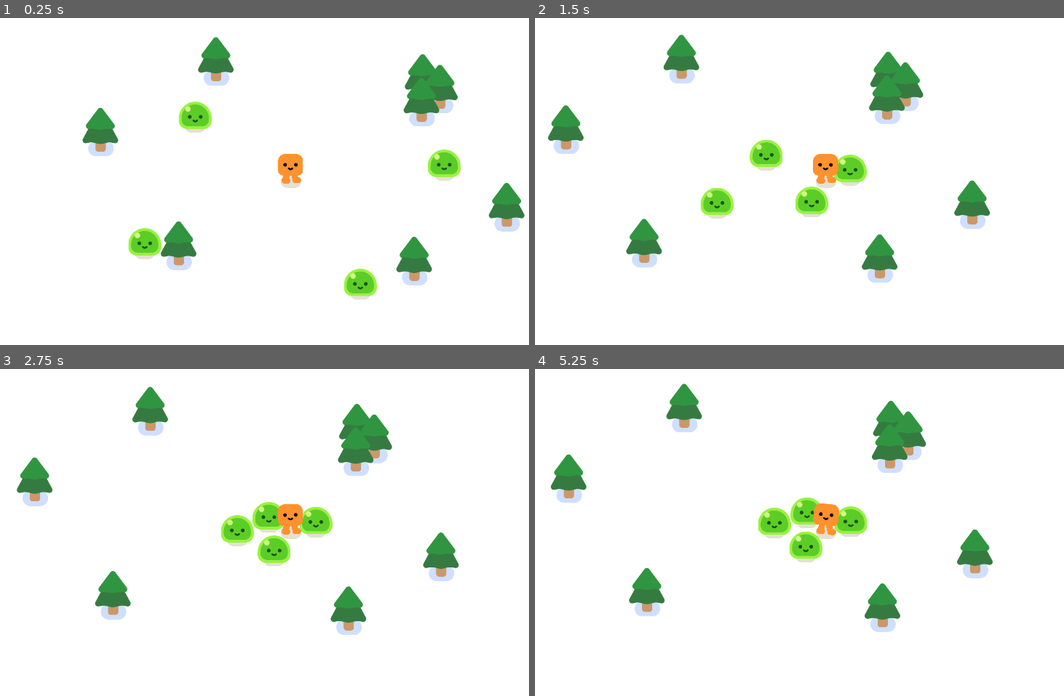
Above: before the commit, frames 1-4 (two rows, left to right).
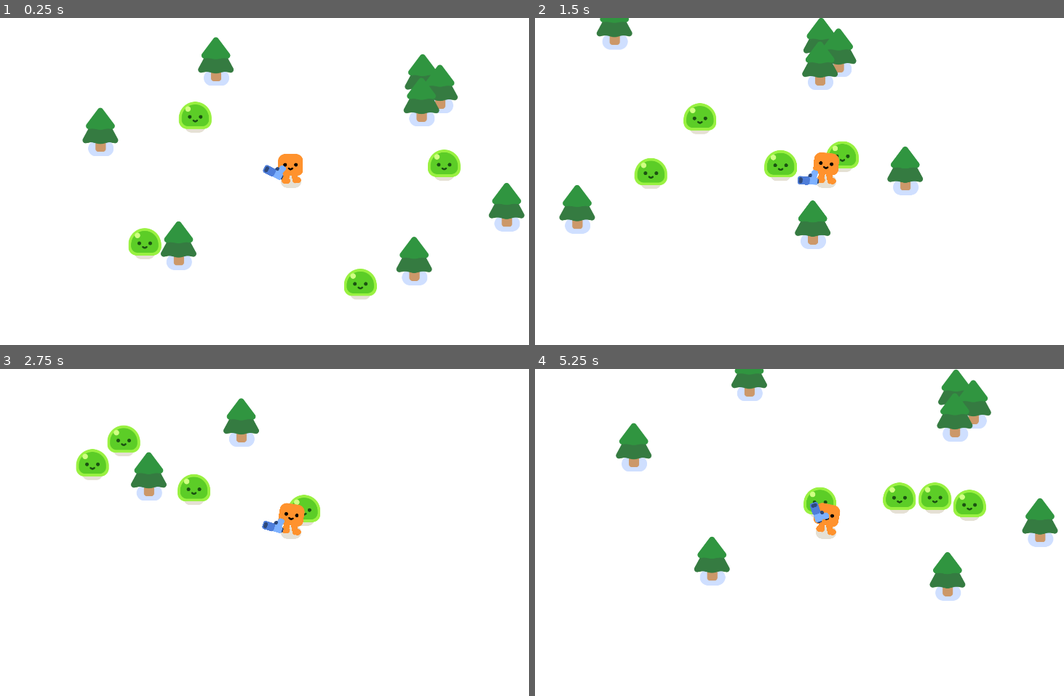
Above: after the commit, the same moments.

Repository: autrera/tutorial-survivors
Game: Godot game, scene res://survivors_game.tscn
The game is run twice, just before and just after one commit, with the same random seed, the same clock (stepped at 60 frames per second) and the same inputs.
Inputs:
- Up to frame 1 (0.25 s): no input
- Up to frame 2 (1.5 s): hold D (move_right) 0.53-1.28 s; hold S (move_down) from 1.28 s (still down)
- Up to frame 3 (2.75 s): release S (move_down) at 2.03 s; hold D (move_right) from 2.03 s (still down)
- Up to frame 4 (5.25 s): release D (move_right) at 2.78 s; hold W (move_up) 2.78-3.53 s; hold A (move_left) 3.53-5.03 s; hold S (move_down) from 5.03 s (still down)

The runs differ from the first frame. In frame 1, 0.1% of the frame differs, in the area x 49-55%, y 44-50%; in frame 2, 12%; in frame 3, 9.6%; in frame 4, 13%, in the area x 2-99%, y 0-81%.

Commit message:
Make the gun aim at mobs

Diff:
--- /dev/null
+++ b/gun.gd
@@ -0,0 +1,7 @@
+extends Area2D
+
+func _physics_process(delta: float) -> void:
+	var enemies_in_range = get_overlapping_bodies()
+	if enemies_in_range.size() > 0:
+		var target_enemy = enemies_in_range.front()
+		look_at(target_enemy.global_position)
--- a/gun.tscn
+++ b/gun.tscn
@@ -1,11 +1,15 @@
-[gd_scene load_steps=3 format=3 uid="uid://lhgva0x17uv6"]
+[gd_scene load_steps=4 format=3 uid="uid://lhgva0x17uv6"]
 
+[ext_resource type="Script" uid="uid://ckkq47gf5i5j0" path="res://gun.gd" id="1_dk5gl"]
 [ext_resource type="Texture2D" uid="uid://cswb5do8rrj7q" path="res://pistol/pistol.png" id="1_vk1bi"]
 
 [sub_resource type="CircleShape2D" id="CircleShape2D_dk5gl"]
 radius = 396.081
 
 [node name="Gun" type="Area2D"]
+collision_layer = 0
+collision_mask = 2
+script = ExtResource("1_dk5gl")
 
 [node name="CollisionShape2D" type="CollisionShape2D" parent="."]
 shape = SubResource("CircleShape2D_dk5gl")
--- a/mob.tscn
+++ b/mob.tscn
@@ -7,6 +7,8 @@
 radius = 56.0089
 
 [node name="Mob" type="CharacterBody2D"]
+collision_layer = 2
+collision_mask = 3
 script = ExtResource("1_nokgg")
 
 [node name="Slime" parent="." instance=ExtResource("1_dy6sc")]
--- a/player.tscn
+++ b/player.tscn
@@ -1,7 +1,8 @@
-[gd_scene load_steps=4 format=3 uid="uid://g1kg6i5rcube"]
+[gd_scene load_steps=5 format=3 uid="uid://g1kg6i5rcube"]
 
 [ext_resource type="Script" uid="uid://b8bd86r2srrsy" path="res://player.gd" id="1_onrkg"]
 [ext_resource type="PackedScene" uid="uid://pbmyh1qru7p" path="res://characters/happy_boo/happy_boo.tscn" id="2_i3pqv"]
+[ext_resource type="PackedScene" uid="uid://lhgva0x17uv6" path="res://gun.tscn" id="3_i3pqv"]
 
 [sub_resource type="CircleShape2D" id="CircleShape2D_hqtel"]
 radius = 30.1496
@@ -16,3 +17,6 @@
 shape = SubResource("CircleShape2D_hqtel")
 
 [node name="Camera2D" type="Camera2D" parent="."]
+
+[node name="Gun" parent="." instance=ExtResource("3_i3pqv")]
+position = Vector2(1, -14)
Not shown, added: gun.gd.uid
